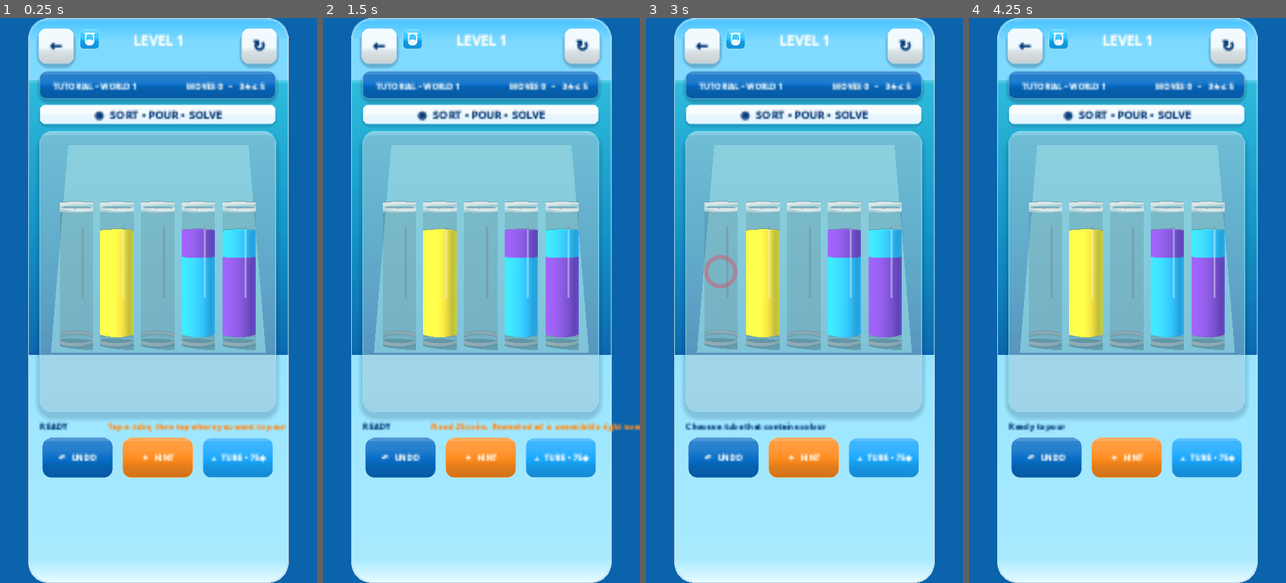
Above: before the commit, frames 1-4 (left to right).
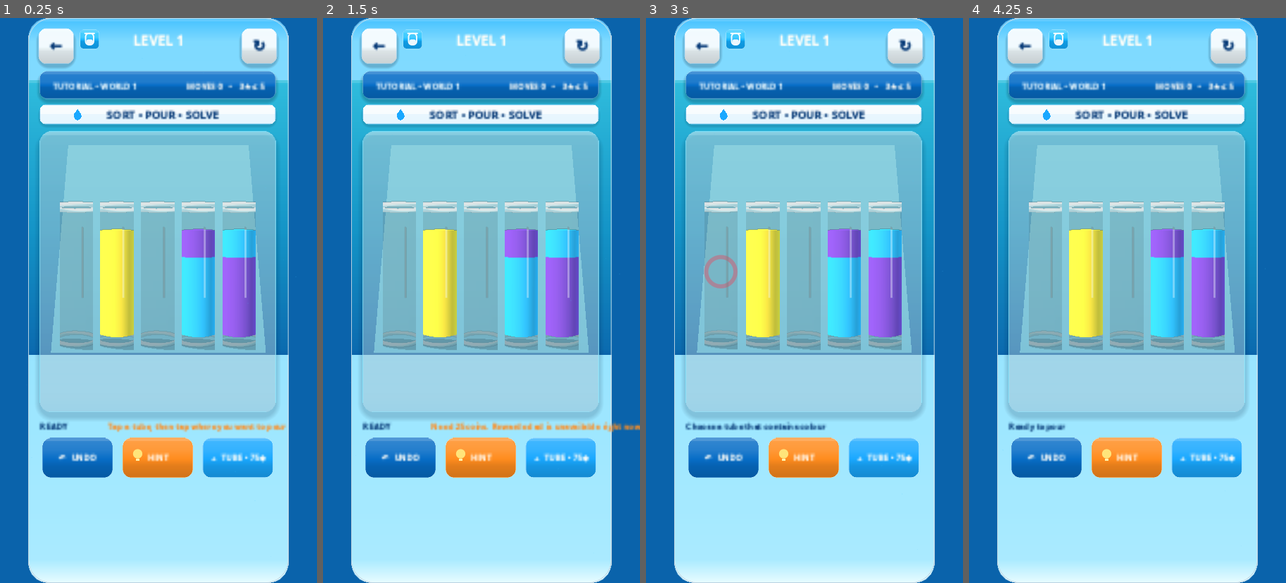
Above: after the commit, the same moments.

Repository: eghosa001/unjam
Game: Godot game, scene res://scenes/WaterSort.tscn
Same seed, same stepped clock (60 frames per second), same inputs: the game is played once before the commit and once after it. This scene is started directly instead of the project's main scene.
Inputs (mouse positions are in pixels of both pictures, inside the frame that each line leads up to):
- Up to frame 1 (0.25 s): no input
- Up to frame 2 (1.5 s): click "✦ HINT" (after the commit: "HINT") at 0.5 s; click "←" at 1.25 s
- Up to frame 3 (3 s): click "↻" at 2 s; click (722, 272) at 2.77 s
- Up to frame 4 (4.25 s): click (1086, 272) at 3.52 s

The runs differ from the first frame. In frame 1, 0.7% of the frame differs, in the area x 23-71%, y 16-79%; in frame 2, 0.7%; in frame 3, 0.7%; in frame 4, 0.7%.

Commit message:
fix: wire deterministic Water objective and hint icons

Diff:
--- a/scripts/game/water_sort_casual.gd
+++ b/scripts/game/water_sort_casual.gd
@@ -85,10 +85,12 @@
 	RefCanvas.set_rect(objective, 17, 129, 354, 30)
 	objective.mouse_filter = Control.MOUSE_FILTER_IGNORE
 	canvas.add_child(objective)
-	var objective_label := _make_label("◉  SORT • POUR • SOLVE", 16, NAVY, true)
+	var objective_label := _make_label("SORT • POUR • SOLVE", 16, NAVY, true)
+	objective_label.name = "WaterObjectiveLabel"
 	objective_label.horizontal_alignment = HORIZONTAL_ALIGNMENT_CENTER
-	RefCanvas.set_rect(objective_label, 17, 129, 354, 30)
+	RefCanvas.set_rect(objective_label, 76, 129, 250, 30)
 	canvas.add_child(objective_label)
+	_add_water_drop_icon(canvas)
 
 	gameplay_stage = PanelContainer.new()
 	gameplay_stage.name = "GameplayStage"
@@ -124,10 +126,11 @@
 	undo.name = "WaterUndoAction"
 	undo.pressed.connect(undo_move)
 	actions.add_child(undo)
-	var hint := _action_button("✦  HINT", ORANGE)
+	var hint := _action_button("HINT", ORANGE)
 	hint.name = "WaterHintAction"
 	# HintManager is the single owner of hint cost/reward handling.
 	actions.add_child(hint)
+	_add_water_bulb_icon(hint)
 
 	title_label = _make_label("",20,OFF_WHITE,true)
 	title_label.name = "WaterLevelTitle"
